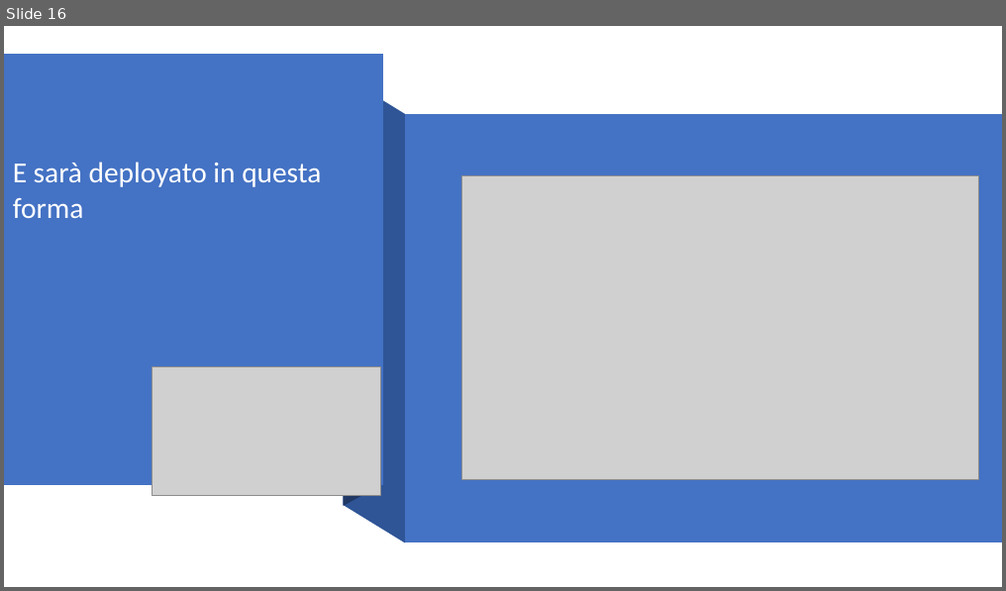
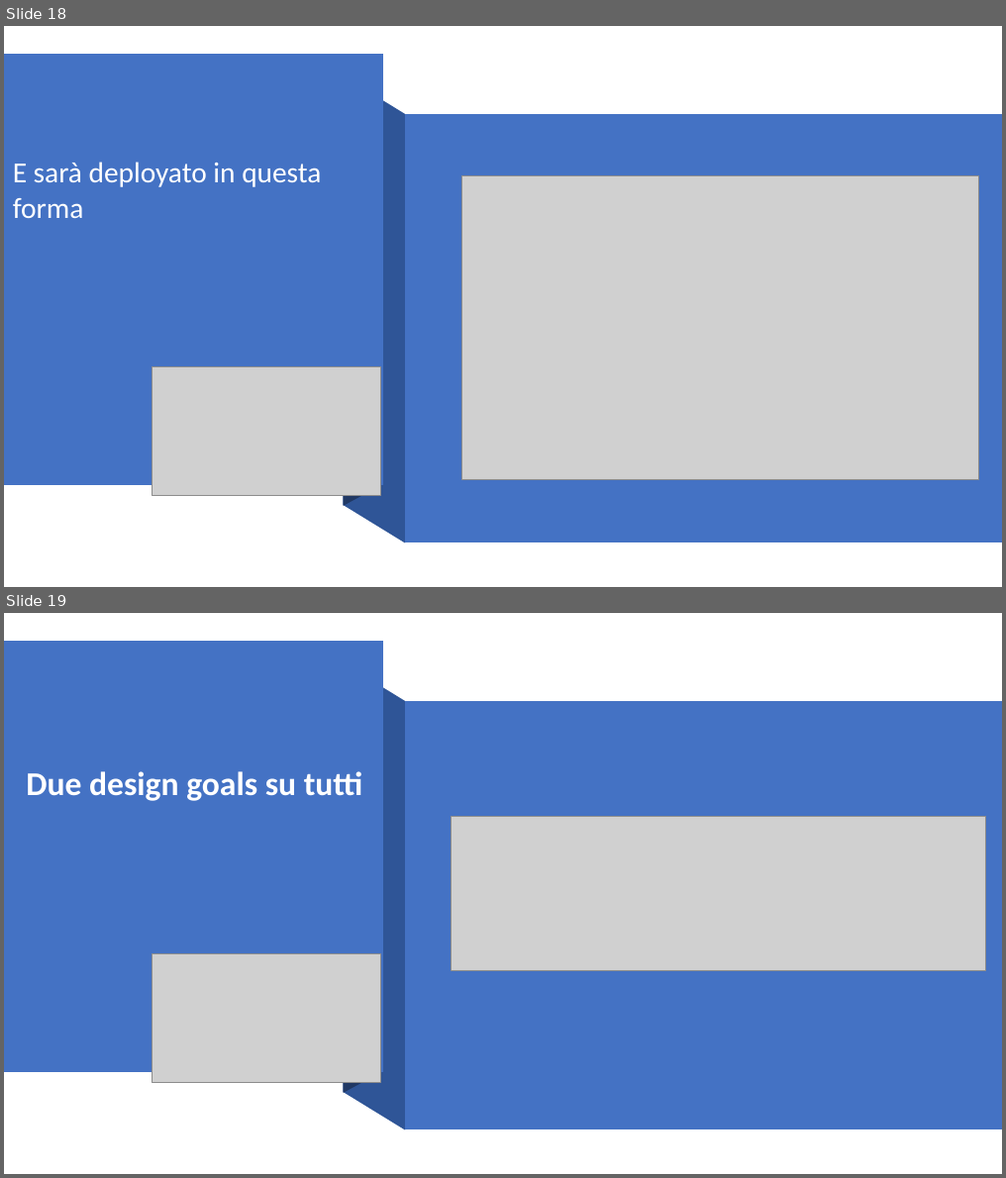
Before and after one commit to Givaa/MedQueue, a slide deck: This is my PP/Presentazione 06-12-2020.pptx. Shown one above the other, each under a label of ours: slide 16 before the commit, slides 18 and 19 after it. The pictures are 1006x591 and 1006x1178 pixels, drawn with LibreOffice and Linux fonts; fonts in the diff are those of the drawing; grey boxes stand for pictures. Boxes give left, top, right and bottom in pixels: in the first picture for what was removed or moved away, otherwise in the second. Text is boxed around its words. In the diff, an @@ line names an element or a change of style, - is before the commit and + after.

```diff
--- a/This is my PP/Presentazione 06-12-2020.pptx
+++ b/This is my PP/Presentazione 06-12-2020.pptx
@@ slide 19 added at (4, 613, 1002, 1174), background #FFFFFF @@
@@ freeform shape added at (4, 641, 383, 1072), fill #4472C4 @@
@@ freeform shape added at (344, 642, 383, 1093), fill #203864 @@
@@ freeform shape added at (344, 663, 405, 1131), fill #2F5597 @@
@@ freeform shape added at (405, 700, 1002, 1130), fill #4472C4 @@
@@ text added at (26, 771, 363, 801), 32 pt, text #FFFFFF, bold @@
+Due design goals su tutti
@@ picture added at (451, 817, 986, 970) @@
@@ picture added at (152, 955, 380, 1083) @@
@@ what was slide 16 is now slide 18 @@
```
Also in this commit, not shown: 2 other slides added, 7 slides removed, 1 other file.
